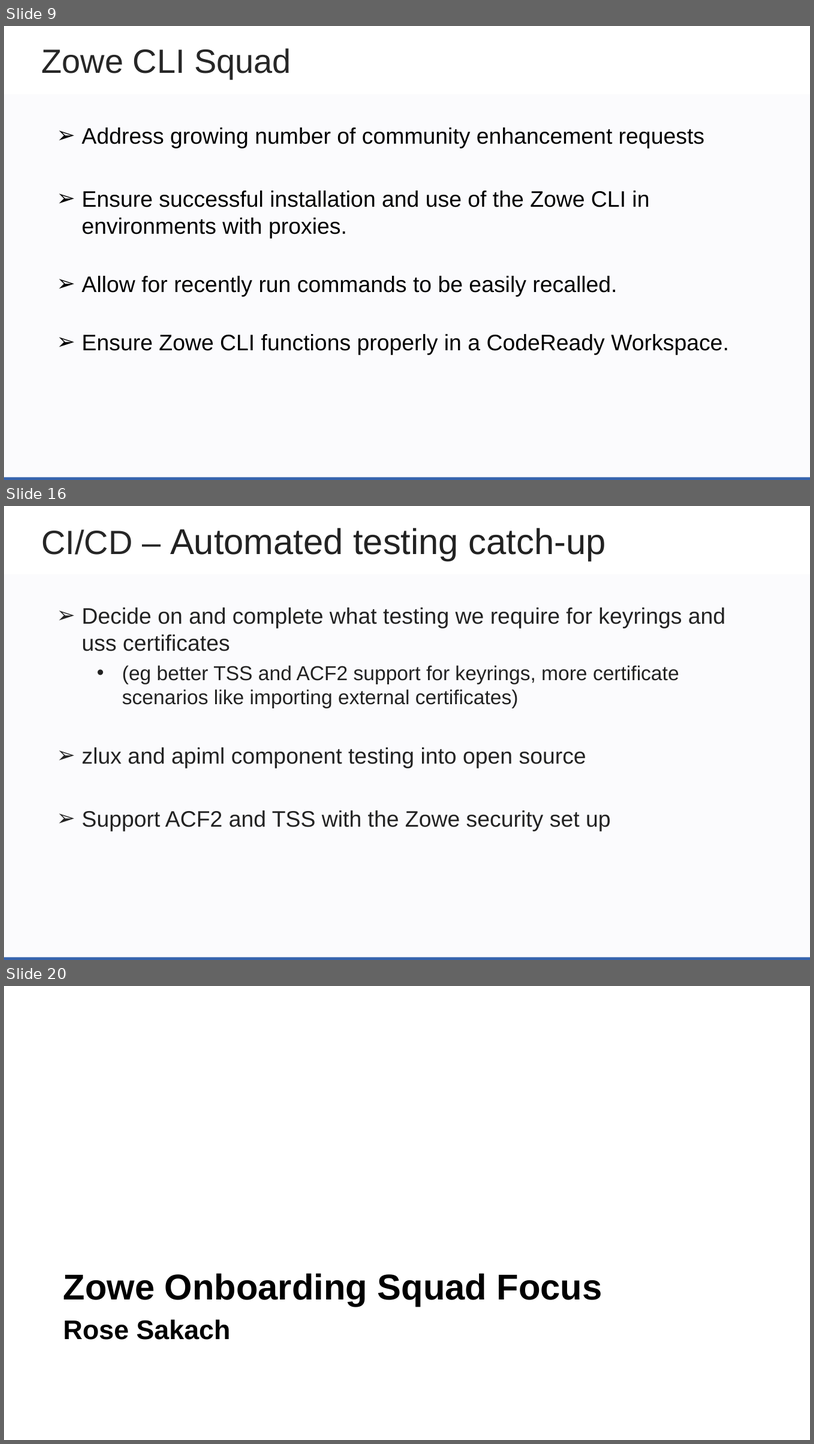
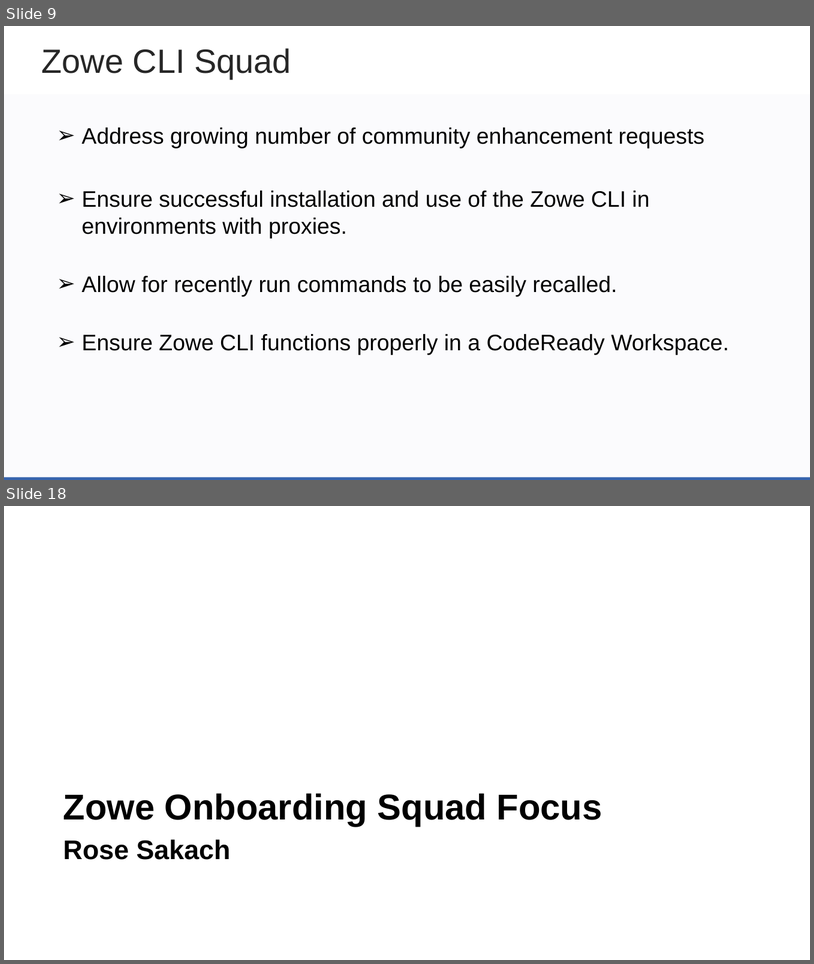
Before and after one commit to zowe/community, a slide deck: Project Management/PI Planning/20PI4 Planning/Zowe Community Squad Focus for 20PI4.pptx. Shown one above the other, each under a label of ours: slides 9, 16 and 20 before the commit, slides 9 and 18 after it; the slides between them are not shown. The pictures are 814x1444 and 814x964 pixels, drawn with LibreOffice and Linux fonts; fonts in the diff are those of the drawing; background and template pictures are left out. Boxes give left, top, right and bottom in pixels: in the first picture for what was removed or moved away, otherwise in the second. Text is boxed around its words. In the diff, an @@ line names an element or a change of style, - is before the commit and + after.

```diff
--- a/Project Management/PI Planning/20PI4 Planning/Zowe Community Squad Focus for 20PI4.pptx
+++ b/Project Management/PI Planning/20PI4 Planning/Zowe Community Squad Focus for 20PI4.pptx
@@ slide 16 removed at (4, 506, 810, 960), background #FFFFFF; not listed: 2 template elements that a slide beside it also shows @@
@@ text removed at (41, 528, 606, 561) @@
-CI/CD – Automated testing catch-up
@@ text removed at (82, 607, 726, 831) @@
-➢ Decide on and complete what testing we require for keyrings and uss certificates
-  • (eg better TSS and ACF2 support for keyrings, more certificate scenarios like importing external certificates)
-➢ zlux and apiml component testing into open source
-➢ Support ACF2 and TSS with the Zowe security set up
@@ what was slide 20 is now slide 18 @@
```
Also in this commit, not shown: 6 slides changed, 2 slides added, 3 other slides removed.
